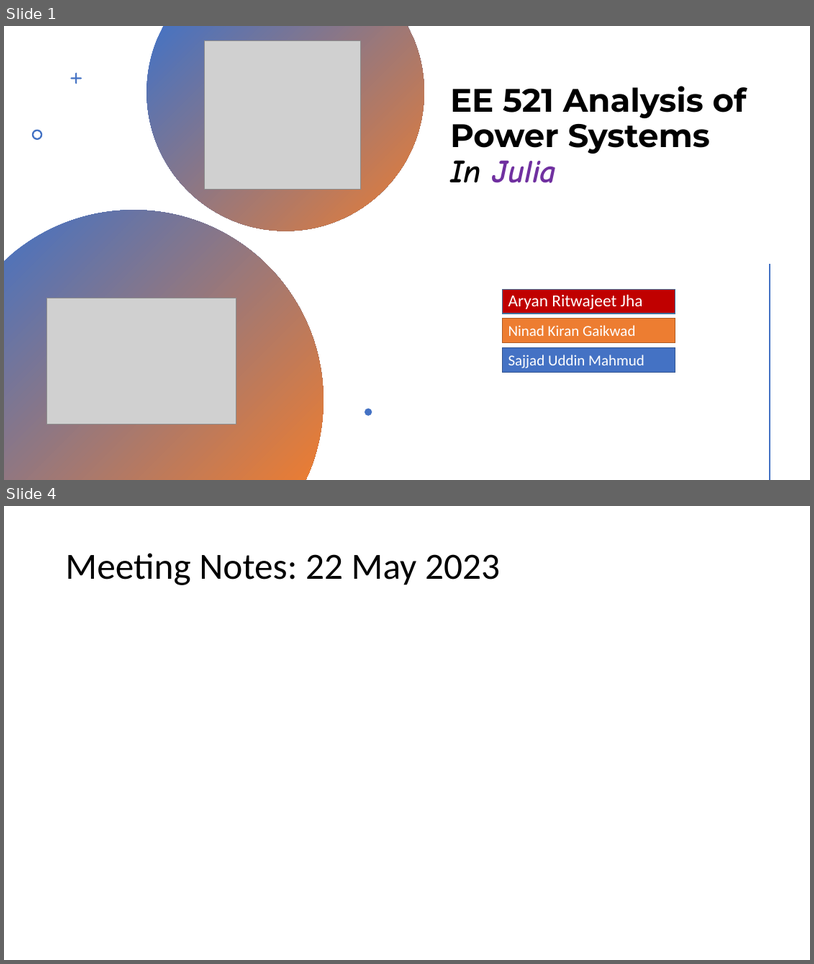
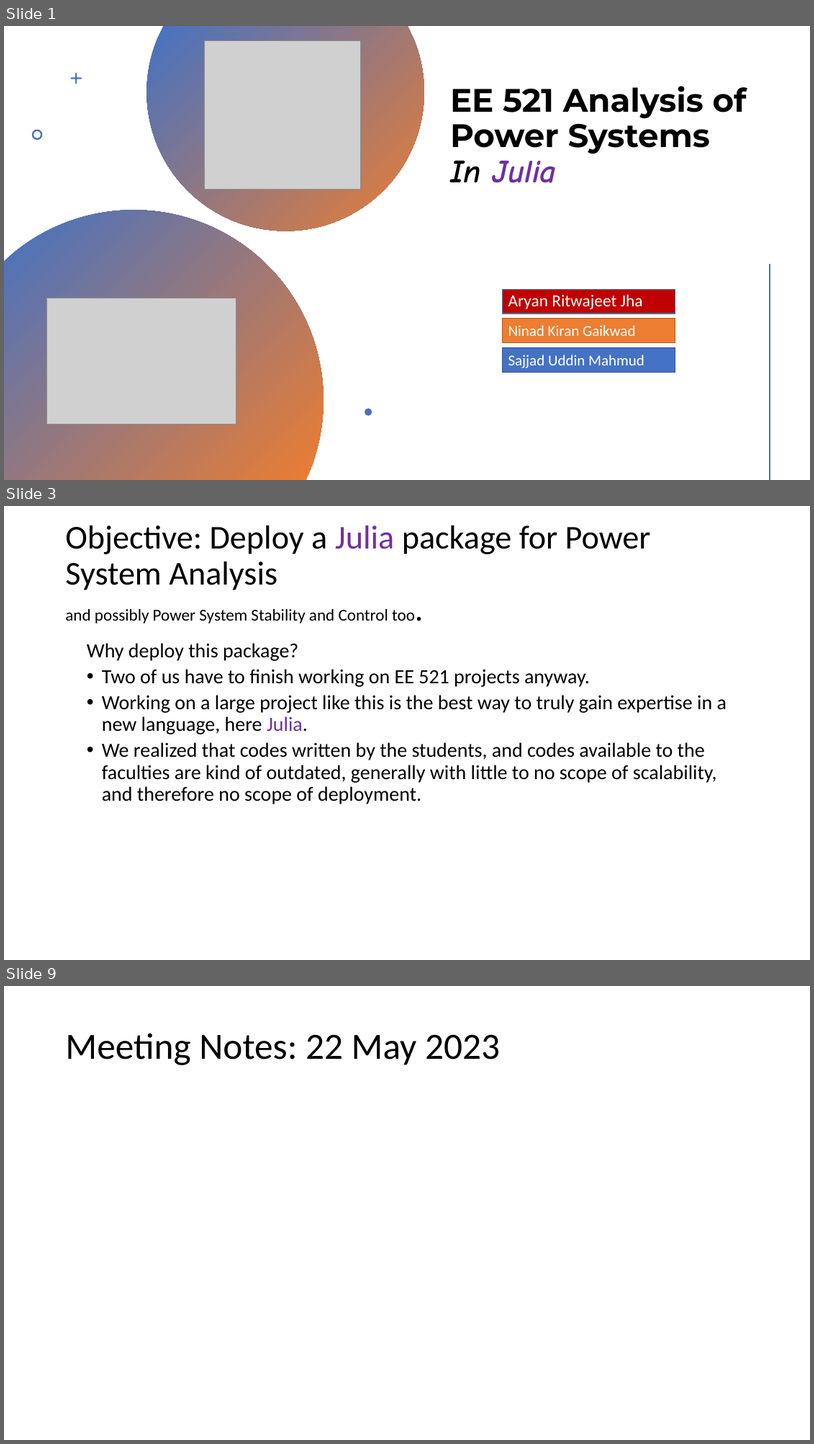
Before and after one commit to Realife-Brahmin/OriginalDocsHub, a slide deck: ee521/plan_for_ee521_in_julia/ee521_julia_plan.pptx. Shown one above the other, each under a label of ours: slides 1 and 4 before the commit, slides 1, 3 and 9 after it; the slides between them are not shown. The pictures are 814x964 and 814x1444 pixels, drawn with LibreOffice and Linux fonts; fonts in the diff are those of the drawing; grey boxes stand for pictures. Boxes give left, top, right and bottom in pixels: in the first picture for what was removed or moved away, otherwise in the second. Text is boxed around its words. In the diff, an @@ line names an element or a change of style, - is before the commit and + after.

Commit message:
draft before presenting initial Julia package proposal to Anamika

```diff
--- a/ee521/plan_for_ee521_in_julia/ee521_julia_plan.pptx
+++ b/ee521/plan_for_ee521_in_julia/ee521_julia_plan.pptx
@@ slide 3 added at [4,506,810,960], background #FFFFFF @@
@@ title added at [65,525,651,623], 39.6 pt, text #000000 @@
+Objective: Deploy a Julia package for Power System Analysis
+and possibly Power System Stability and Control too.
@@ text added at [87,643,727,804], 24 pt, text #000000 @@
+  Why deploy this package?
+  • Two of us have to finish working on EE 521 projects anyway.
+  • Working on a large project like this is the best way to truly gain expertise in a new language, here Julia.
+  • We realized that codes written by the students, and codes available to the faculties are kind of outdated, generally with little to no scope of scalability, and therefore no scope of deployment.
@@ what was slide 4 is now slide 9 @@
```
Also in this commit, not shown: 2 slides changed, 4 other slides added, 1 other file.
